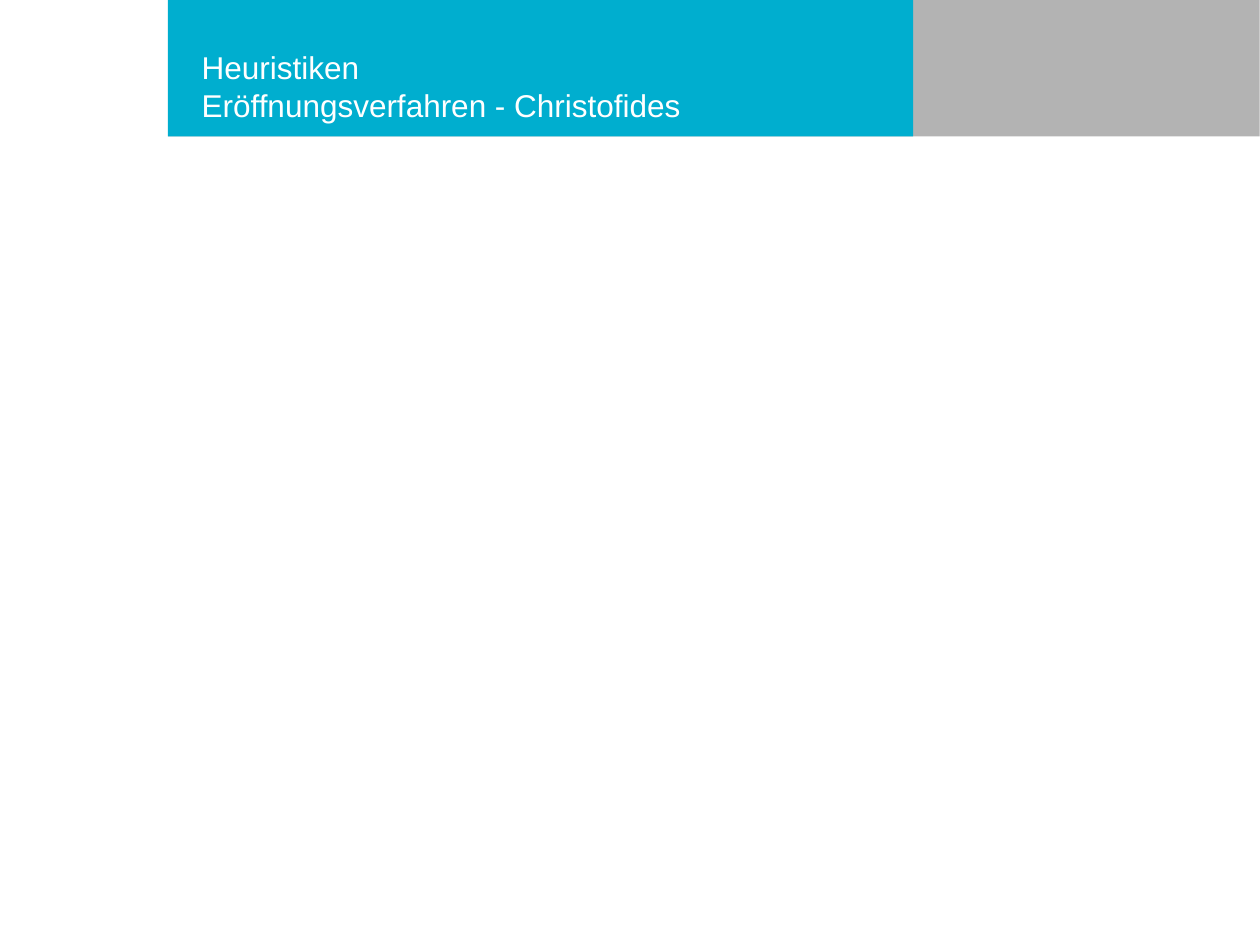
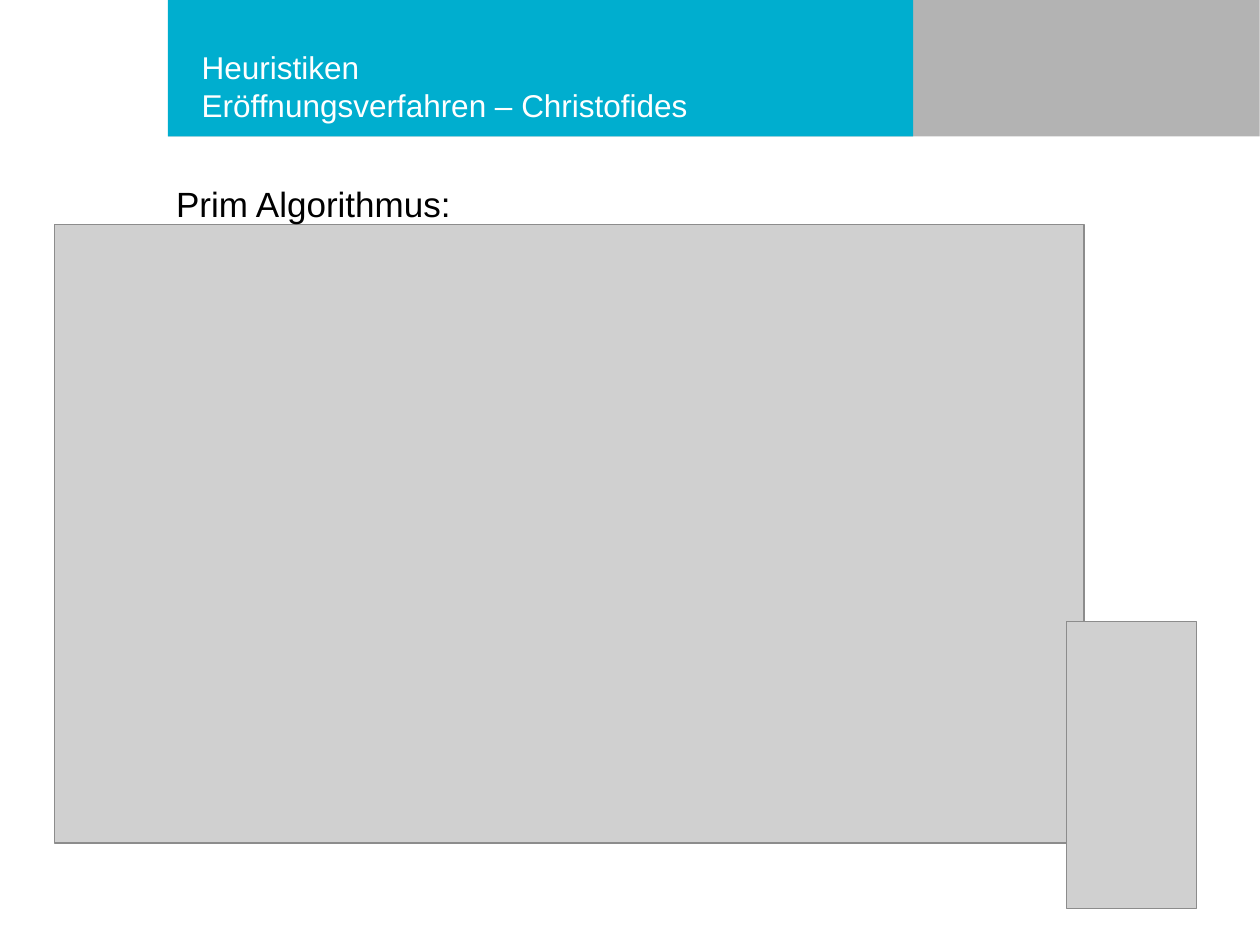
Before and after one commit to philurlaub/matlab2016, a slide deck: slide 25 of Präsentation.pptx (slide 36 before the commit). Drawn at 1260x945 pixels with LibreOffice and Linux fonts; fonts in the diff are those of the drawing; grey boxes stand for pictures; background and template pictures are left out. Boxes give left, top, right and bottom in pixels: in the first picture for what was removed or moved away, otherwise in the second. Text is boxed around its words. In the diff, an @@ line names an element or a change of style, - is before the commit and + after.

```diff
--- a/Präsentation.pptx
+++ b/Präsentation.pptx
@@ title at <box>202,56,687,123</box>: text changed @@
-Heuristiken
-Eröffnungsverfahren - Christofides
+Heuristiken
+Eröffnungsverfahren – Christofides
@@ text added at <box>176,191,451,224</box>, 20 pt, text #000000 @@
+Prim Algorithmus:
@@ picture added at <box>54,224,1084,843</box> @@
@@ picture added at <box>1066,621,1196,908</box> @@
```
Also in this commit, not shown: 6 other slides changed, 4 slides added, 3 slides removed.
